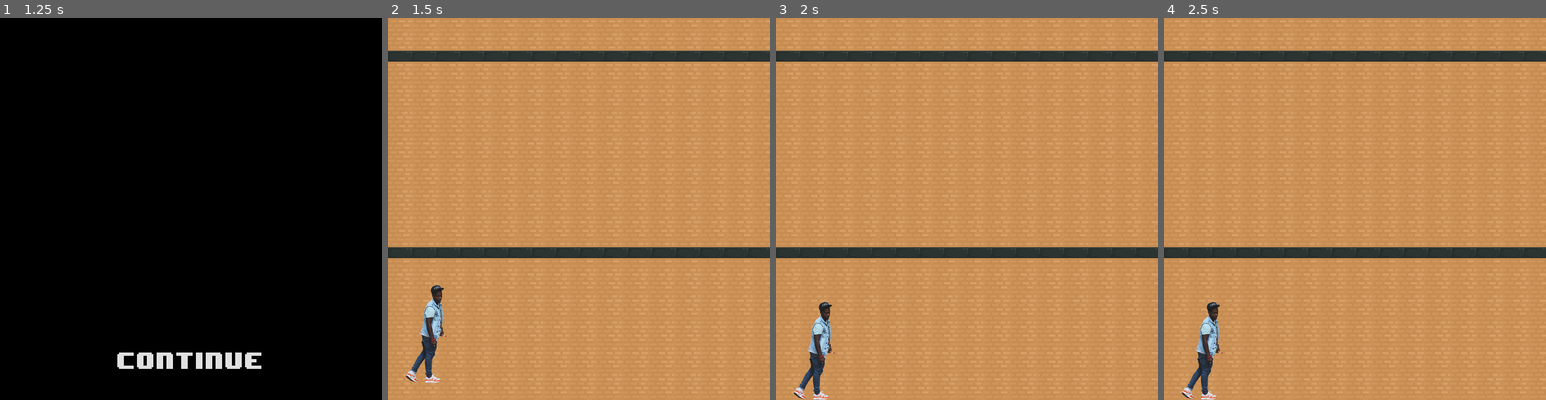
Above: before the commit, frames 1-4 (left to right).
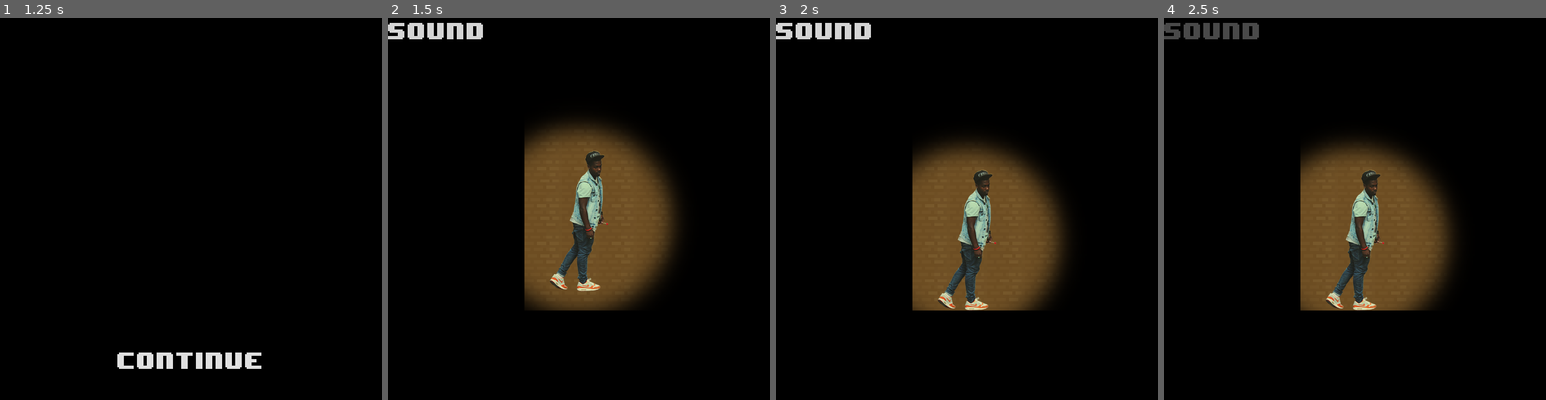
Above: after the commit, the same moments.

Repository: ljhs-games/egyptian-treasure
Game: Godot game, scene res://scenes/TitleScreen.tscn
The game is run twice, just before and just after one commit, with the same random seed, the same clock (stepped at 60 frames per second) and the same inputs.
Inputs (mouse positions are in pixels of both pictures, inside the frame that each line leads up to):
- Up to frame 1 (1.25 s): click "Start" at 0.5 s
- Up to frame 2 (1.5 s): click "Continue" at 1.25 s
- Up to frame 3 (2 s): no input
- Up to frame 4 (2.5 s): click (1213, 29) at 2 s, where only the run after the commit has a clickable "Sound"

Frame 1 is identical in both runs. In frame 2, 100% of the frame differs, in the area x 0-100%, y 0-100%; in frame 3, 100%; in frame 4, 100%.

Commit message:
Add various lighting and player improvements

Diff:
--- /dev/null
+++ b/src/nodes/background-music/BackgroundMusicPlayer.gd
@@ -0,0 +1,11 @@
+extends AudioStreamPlayer
+
+func _on_setting_changed(setting, new_value):
+	if(setting == "audio"):
+		if(new_value == true):
+			volume_db = 0.0
+		else:
+			volume_db = -80.0
+
+func _ready():
+	Settings.connect("setting_changed", self, "_on_setting_changed")
--- /dev/null
+++ b/src/nodes/background-music/BackgroundMusicPlayer.tscn
@@ -0,0 +1,14 @@
+[gd_scene load_steps=3 format=2]
+
+[ext_resource path="res://nodes/background-music/pharoah-ramses.ogg" type="AudioStream" id=1]
+[ext_resource path="res://nodes/background-music/BackgroundMusicPlayer.gd" type="Script" id=2]
+
+[node name="BackgroundMusicPlayer" type="AudioStreamPlayer"]
+
+stream = ExtResource( 1 )
+volume_db = 0.0
+pitch_scale = 1.0
+autoplay = true
+mix_target = 0
+bus = "Master"
+script = ExtResource( 2 )
--- a/src/nodes/background-platform/BackgroundPlatform.tscn
+++ b/src/nodes/background-platform/BackgroundPlatform.tscn
@@ -4,9 +4,10 @@
 
 [node name="BackgroundPlatform" type="Sprite"]
 
+modulate = Color( 0.75, 0.75, 0.75, 1 )
 position = Vector2( 700, 10 )
 scale = Vector2( 2, 2 )
 texture = ExtResource( 1 )
 region_enabled = true
 region_rect = Rect2( 0, 0, 700, 10 )
-_sections_unfolded = [ "Region", "Transform" ]
+_sections_unfolded = [ "Region", "Transform", "Visibility" ]
--- a/src/nodes/player/Player.gd
+++ b/src/nodes/player/Player.gd
@@ -3,10 +3,13 @@
 enum ACTIONS { right, left }
 var cur_actions = { ACTIONS.right: 0, ACTIONS.left: 0 }
 
-export var move_acceleration = 20.0
-export var max_move_velocity = 40.0
-export var gravity = 9.8
+export var move_acceleration = 30.0
+export var max_move_velocity = 450.0
+export var jump_velocity = 400.0
+export var move_drag = 50.0
+export var gravity = 16.8
 
+var on_floor = false
 var velocity = Vector2()
 var acceleration = Vector2()
 
@@ -18,13 +21,25 @@
 func _physics_process(delta):
 	acceleration.x = (cur_actions[ACTIONS.right] + cur_actions[ACTIONS.left]) * move_acceleration
 	velocity += acceleration
+	velocity.x = clamp(velocity.x, -max_move_velocity, max_move_velocity)
+	if (cur_actions[ACTIONS.right] == 0) && (cur_actions[ACTIONS.left] == 0):
+		velocity.x += bring_to_zero(velocity.x, move_drag)
 	if(is_on_wall()):
 		velocity.x = 0
 	if(is_on_floor()):
 		velocity.y = 0
+	print(is_on_floor())
 	move_and_slide(velocity, Vector2(0, -1))
 
+func jump():
+	if($RayCast2D.is_colliding()):
+		#print(velocity.y)
+		velocity.y = -jump_velocity
+		#print(velocity.y)
+
 func _input(event):
+	if event.is_action_pressed("jump"):
+		jump()
 	if event.is_action("ui_right"):
 		if(event.pressed):
 			cur_actions[ACTIONS.right] = 1
@@ -35,3 +50,9 @@
 			cur_actions[ACTIONS.left] = -1
 		else:
 			cur_actions[ACTIONS.left] = 0
+
+func bring_to_zero(cur_val, difference):
+	if(abs(cur_val) > abs(difference)):
+		return (abs(cur_val)/cur_val)*-1*difference
+	else:
+		return -cur_val
--- a/src/nodes/player/Player.tscn
+++ b/src/nodes/player/Player.tscn
@@ -1,7 +1,8 @@
-[gd_scene load_steps=4 format=2]
+[gd_scene load_steps=5 format=2]
 
 [ext_resource path="res://nodes/player/Player.gd" type="Script" id=1]
 [ext_resource path="res://nodes/player/player-placeholder.png" type="Texture" id=2]
+[ext_resource path="res://nodes/player/light-mask.png" type="Texture" id=3]
 
 [sub_resource type="CapsuleShape2D" id=1]
 
@@ -16,12 +17,11 @@
 collision_mask = 1
 collision/safe_margin = 0.08
 script = ExtResource( 1 )
-__meta__ = {
-"_edit_group_": true
-}
-move_acceleration = 20.0
-max_move_velocity = 40.0
-gravity = 9.8
+move_acceleration = 30.0
+max_move_velocity = 450.0
+jump_velocity = 400.0
+move_drag = 50.0
+gravity = 16.8
 
 [node name="Sprite" type="Sprite" parent="." index="0"]
 
@@ -33,8 +33,8 @@
 
 anchor_mode = 1
 rotating = false
-current = false
-zoom = Vector2( 0.5, 0.5 )
+current = true
+zoom = Vector2( 0.7, 0.7 )
 limit_left = -10000000
 limit_top = -10000000
 limit_right = 10000000
@@ -58,3 +58,36 @@
 [node name="CollisionShape2D" type="CollisionShape2D" parent="." index="2"]
 
 shape = SubResource( 1 )
+
+[node name="Light2D" type="Light2D" parent="." index="3"]
+
+enabled = true
+editor_only = false
+texture = ExtResource( 3 )
+offset = Vector2( 0, 0 )
+texture_scale = 1.0
+color = Color( 0.998169, 1, 0.765625, 1 )
+energy = 1.0
+mode = 3
+range_height = 0.0
+range_z_min = -1024
+range_z_max = 1024
+range_layer_min = 0
+range_layer_max = 0
+range_item_cull_mask = 1
+shadow_enabled = true
+shadow_color = Color( 0, 0, 0, 1 )
+shadow_buffer_size = 2048
+shadow_gradient_length = 0.0
+shadow_filter = 0
+shadow_filter_smooth = 0.0
+shadow_item_cull_mask = 1
+_sections_unfolded = [ "Material", "Range", "Shadow" ]
+
+[node name="RayCast2D" type="RayCast2D" parent="." index="4"]
+
+position = Vector2( 0, 80 )
+enabled = true
+exclude_parent = true
+cast_to = Vector2( 0, 15 )
+collision_mask = 1
--- /dev/null
+++ b/src/nodes/settings/Setttings.gd
@@ -0,0 +1,9 @@
+extends Node
+
+signal setting_changed(setting_string, new_val)
+
+var audio = true setget _set_audio
+
+func _set_audio(new_audio):
+	audio = new_audio
+	emit_signal("setting_changed", "audio", new_audio)
--- /dev/null
+++ b/src/nodes/sound-button/SoundButton.gd
@@ -0,0 +1,27 @@
+extends Button
+
+export var on_color = Color()
+export var off_color = Color()
+
+func _ready():
+	Settings.connect("setting_changed", self, "_on_setting_changed")
+	update_color()
+
+func _on_setting_changed(setting, new_value):
+	if(setting == "audio"):
+		update_color()
+
+func update_color():
+	if(Settings.audio):
+		set_color(on_color)
+	else:
+		set_color(off_color)
+
+func set_color(new_color):
+	add_color_override("font_color", new_color)
+	add_color_override("font_color_pressed", new_color)
+	add_color_override("font_color_hover", new_color)
+	add_color_override("font_color_disabled", new_color)
+
+func _on_SoundButton_pressed():
+	Settings.audio = !Settings.audio
--- /dev/null
+++ b/src/nodes/sound-button/SoundButton.tscn
@@ -0,0 +1,35 @@
+[gd_scene load_steps=3 format=2]
+
+[ext_resource path="res://assets/main-font/Medium.tres" type="DynamicFont" id=1]
+[ext_resource path="res://nodes/sound-button/SoundButton.gd" type="Script" id=2]
+
+[node name="SoundButton" type="Button"]
+
+anchor_left = 0.0
+anchor_top = 0.0
+anchor_right = 0.0
+anchor_bottom = 0.0
+margin_right = 156.0
+margin_bottom = 42.0
+rect_pivot_offset = Vector2( 0, 0 )
+rect_clip_content = false
+focus_mode = 2
+mouse_filter = 0
+mouse_default_cursor_shape = 0
+size_flags_horizontal = 1
+size_flags_vertical = 1
+custom_fonts/font = ExtResource( 1 )
+custom_colors/font_color = Color( 1, 1, 1, 1 )
+toggle_mode = false
+enabled_focus_mode = 2
+shortcut = null
+group = null
+text = "Sound"
+flat = true
+align = 1
+script = ExtResource( 2 )
+_sections_unfolded = [ "custom_colors", "custom_fonts" ]
+on_color = Color( 0.835938, 0.835938, 0.835938, 1 )
+off_color = Color( 0.289062, 0.289062, 0.289062, 1 )
+
+[connection signal="pressed" from="." to="." method="_on_SoundButton_pressed"]
--- a/src/project.godot
+++ b/src/project.godot
@@ -13,6 +13,10 @@
 config/name="Egyptian Treasure"
 run/main_scene="res://scenes/TitleScreen.tscn"
 config/icon="res://icon.png"
+
+[autoload]
+
+Settings="*res://nodes/settings/Setttings.gd"
 
 [display]
 
@@ -37,6 +41,9 @@
 , Object(InputEventJoypadButton,"resource_local_to_scene":false,"resource_name":"","device":0,"button_index":13,"pressure":0.0,"pressed":false,"script":null)
 , Object(InputEventKey,"resource_local_to_scene":false,"resource_name":"","device":0,"alt":false,"shift":false,"control":false,"meta":false,"command":false,"pressed":false,"scancode":83,"unicode":0,"echo":false,"script":null)
  ]
+jump=[ Object(InputEventKey,"resource_local_to_scene":false,"resource_name":"","device":0,"alt":false,"shift":false,"control":false,"meta":false,"command":false,"pressed":false,"scancode":87,"unicode":0,"echo":false,"script":null)
+, Object(InputEventJoypadButton,"resource_local_to_scene":false,"resource_name":"","device":0,"button_index":0,"pressure":0.0,"pressed":false,"script":null)
+ ]
 
 [rendering]
 
--- a/src/scenes/Game.tscn
+++ b/src/scenes/Game.tscn
@@ -1,16 +1,57 @@
-[gd_scene load_steps=6 format=2]
+[gd_scene load_steps=14 format=2]
 
 [ext_resource path="res://nodes/brick/Brick.tscn" type="PackedScene" id=1]
 [ext_resource path="res://nodes/background-platform/BackgroundPlatform.tscn" type="PackedScene" id=2]
 [ext_resource path="res://nodes/ghost/Ghost.tscn" type="PackedScene" id=3]
 [ext_resource path="res://nodes/boundary/Boundary.tscn" type="PackedScene" id=4]
-[ext_resource path="res://nodes/player/Player.tscn" type="PackedScene" id=5]
+[ext_resource path="res://nodes/background-music/BackgroundMusicPlayer.tscn" type="PackedScene" id=5]
+[ext_resource path="res://nodes/player/Player.tscn" type="PackedScene" id=6]
+[ext_resource path="res://nodes/player/Player.gd" type="Script" id=7]
+[ext_resource path="res://nodes/sound-button/SoundButton.tscn" type="PackedScene" id=8]
+
+[sub_resource type="StyleBoxEmpty" id=1]
+
+content_margin_left = -1.0
+content_margin_right = -1.0
+content_margin_top = -1.0
+content_margin_bottom = -1.0
+
+[sub_resource type="StyleBoxEmpty" id=2]
+
+content_margin_left = -1.0
+content_margin_right = -1.0
+content_margin_top = -1.0
+content_margin_bottom = -1.0
+
+[sub_resource type="StyleBoxEmpty" id=3]
+
+content_margin_left = -1.0
+content_margin_right = -1.0
+content_margin_top = -1.0
+content_margin_bottom = -1.0
+
+[sub_resource type="StyleBoxEmpty" id=4]
+
+content_margin_left = -1.0
+content_margin_right = -1.0
+content_margin_top = -1.0
+content_margin_bottom = -1.0
+
+[sub_resource type="StyleBoxEmpty" id=5]
+
+content_margin_left = -1.0
+content_margin_right = -1.0
+content_margin_top = -1.0
+content_margin_bottom = -1.0
 
 [node name="Game" type="Node2D" index="0"]
 
 [node name="Background" type="Node2D" parent="." index="0"]
 
 [node name="Brick" parent="Background" index="0" instance=ExtResource( 1 )]
+
+modulate = Color( 0.578125, 0.578125, 0.578125, 1 )
+_sections_unfolded = [ "Material", "Region", "Transform", "Visibility" ]
 
 [node name="BackgroundPlatform" parent="Background" index="1" instance=ExtResource( 2 )]
 
@@ -38,8 +79,42 @@
 rotation = -1.5708
 _sections_unfolded = [ "Transform" ]
 
-[node name="Player" parent="." index="1" instance=ExtResource( 5 )]
+[node name="RightWall" parent="Background" index="6" instance=ExtResource( 4 )]
+
+position = Vector2( 1400.33, 705.995 )
+rotation = -1.5708
+_sections_unfolded = [ "Transform" ]
+
+[node name="BackgroundMusicPlayer" parent="Background" index="7" instance=ExtResource( 5 )]
+
+[node name="Player" type="KinematicBody2D" parent="." index="1" instance=ExtResource( 6 )]
 
 position = Vector2( 70, 570 )
-move_acceleration = 20.0
-max_move_velocity = 40.0
+input_pickable = false
+collision_layer = 1
+collision_mask = 1
+collision/safe_margin = 0.08
+script = ExtResource( 7 )
+move_acceleration = 30.0
+max_move_velocity = 450.0
+jump_velocity = 400.0
+move_drag = 50.0
+gravity = 16.8
+
+[node name="UI" type="CanvasLayer" parent="." index="2"]
+
+layer = 3
+offset = Vector2( 0, 0 )
+rotation = 0.0
+scale = Vector2( 1, 1 )
+transform = Transform2D( 1, 0, 0, 1, 0, 0 )
+
+[node name="SoundButton" parent="UI" index="0" instance=ExtResource( 8 )]
+
+light_mask = 0
+custom_styles/hover = SubResource( 1 )
+custom_styles/pressed = SubResource( 2 )
+custom_styles/focus = SubResource( 3 )
+custom_styles/disabled = SubResource( 4 )
+custom_styles/normal = SubResource( 5 )
+_sections_unfolded = [ "Material", "Visibility", "custom_colors", "custom_fonts", "custom_styles" ]
--- a/src/scenes/TitleScreen.tscn
+++ b/src/scenes/TitleScreen.tscn
@@ -3,7 +3,7 @@
 [ext_resource path="res://assets/main-font/Big.tres" type="DynamicFont" id=1]
 [ext_resource path="res://nodes/travel-button/TravelButton.tscn" type="PackedScene" id=2]
 
-[node name="TitleScreen" type="Node2D" index="0"]
+[node name="TitleScreen" type="Node2D"]
 
 [node name="CanvasLayer" type="CanvasLayer" parent="." index="0"]
 
Not shown, added: src/nodes/background-music/pharoah-ramses.ogg.import
Binary file added: src/nodes/player/light-mask.png
Not shown, added: src/nodes/player/light-mask.png.import
Not shown, added: src/nodes/player/light-mask.xcf
